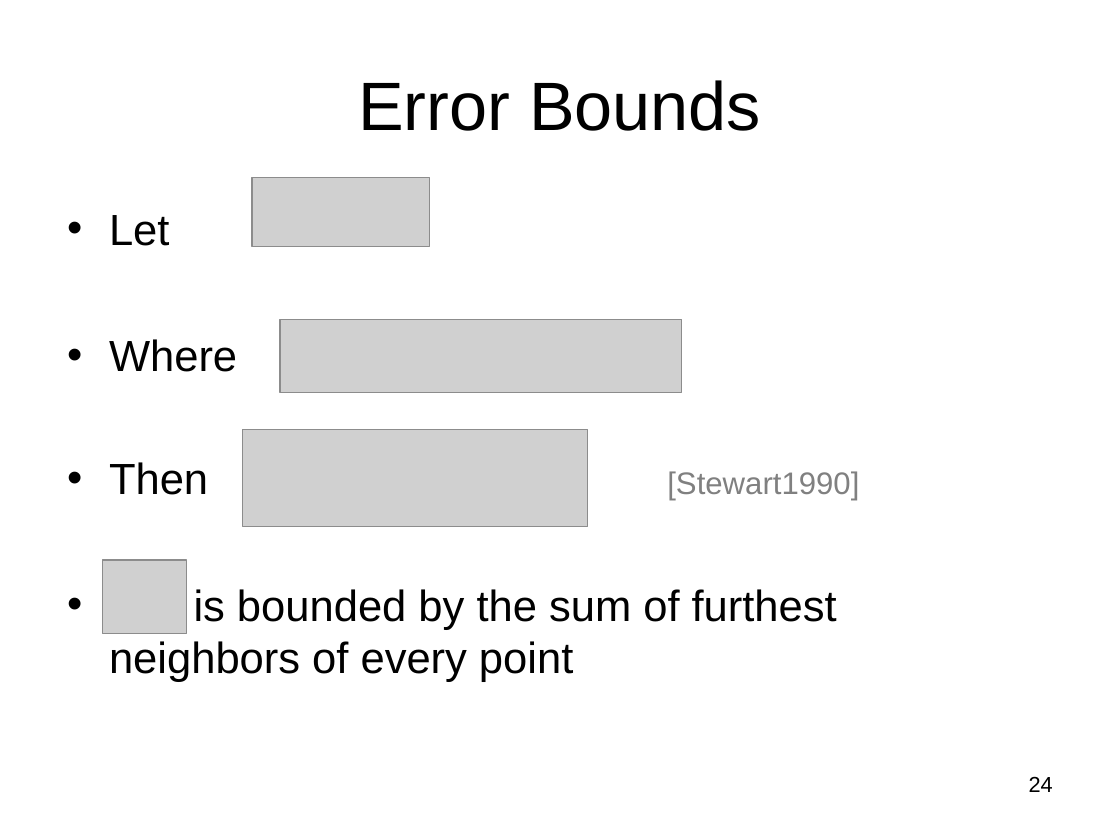
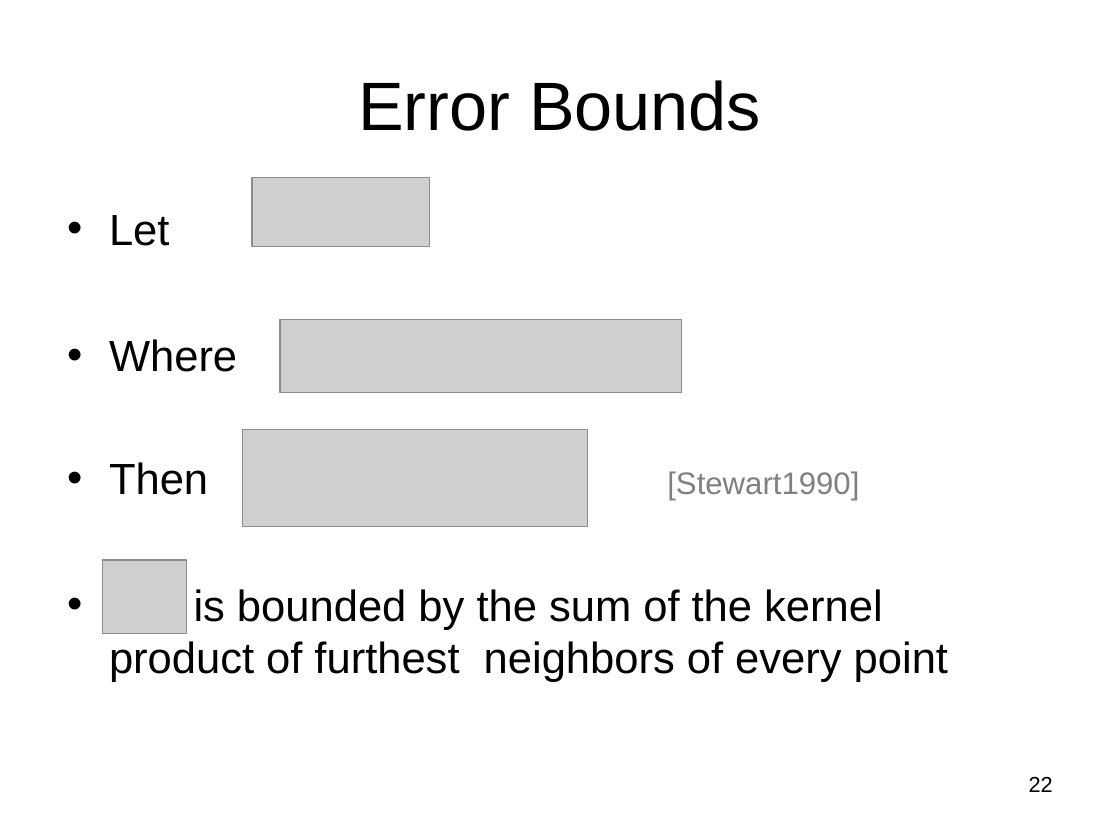
Before and after one commit to subailong/mlpack, a slide deck: slide 22 of fastlib/u/nvasil/docs/proposal/proposal.ppt (slide 24 before the commit). Drawn at 1120x840 pixels with LibreOffice and Linux fonts; fonts in the diff are those of the drawing; grey boxes stand for pictures. Boxes give left, top, right and bottom in pixels: in the first picture for what was removed or moved away, otherwise in the second. Text is boxed around its words. In the diff, an @@ line names an element or a change of style, - is before the commit and + after.

```diff
--- a/fastlib/u/nvasil/docs/proposal/proposal.ppt
+++ b/fastlib/u/nvasil/docs/proposal/proposal.ppt
@@ text at [109, 589, 948, 682]: text changed @@
-• is bounded by the sum of furthest neighbors of every point
+• is bounded by the sum of the kernel product of furthest neighbors of every point
@@ page number at [1029, 776, 1053, 792]: text changed @@
-24
+22
```
Also in this commit, not shown: 23 other slides changed, 8 slides added, 2 slides removed, 2 other files.
